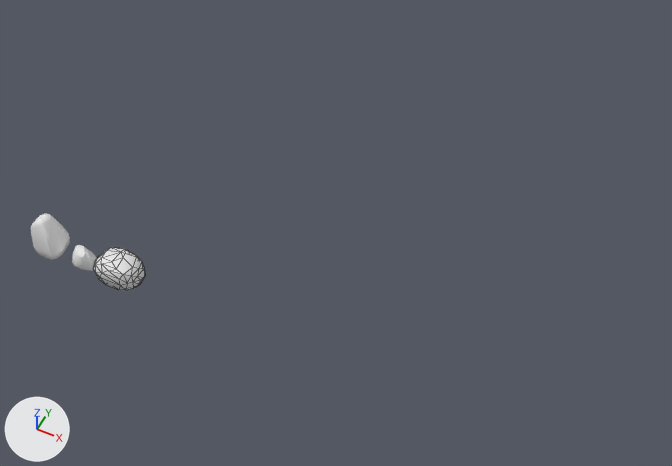
Before and after pictures for a commit that changed the Blender file blender/background_assets.blend.
Before and after are seen from a 50 mm lens placed at (63.3, -54.3, 90.8), pointed at (28.6, 15.1, 4.1). Every picture has the same lights, and +X, +Y and +Z are marked at lower left. Mesh edges are drawn as thin lines on the coarser meshes.

The first picture shows 'Bush 2', 'Bush 3'.
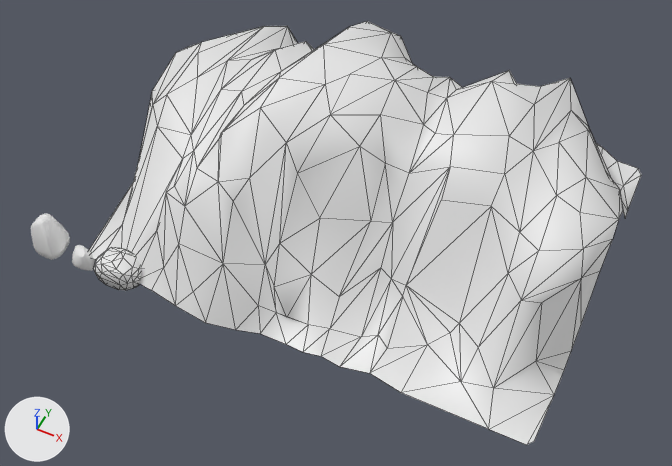
Changed parts and their boxes (x1, y1, x2, y2) in the pictures (672 x 466 px):
'Plane', added: after (89, 21, 641, 445)

What changed in the scene script:
```text
Add me_plane:
    me_plane.from_pydata(...)  # 540 vertices, 484 faces; spans x 0.0..60.0, y -3.4..49.2, z 0.0..25.0
    me_plane.polygons.foreach_set('use_smooth', [True] * 484)
Add ob_plane:
    ob_plane = bpy.data.objects.new('Plane', me_plane)
    ob_plane.location = (0.0, 0.0, 0.0)
    _m = ob_plane.modifiers.new('Subdivision', 'SUBSURF')
    _m.render_levels = 1
    _m = ob_plane.modifiers.new('Decimate', 'DECIMATE')
    _m.ratio = 0.0962
```
